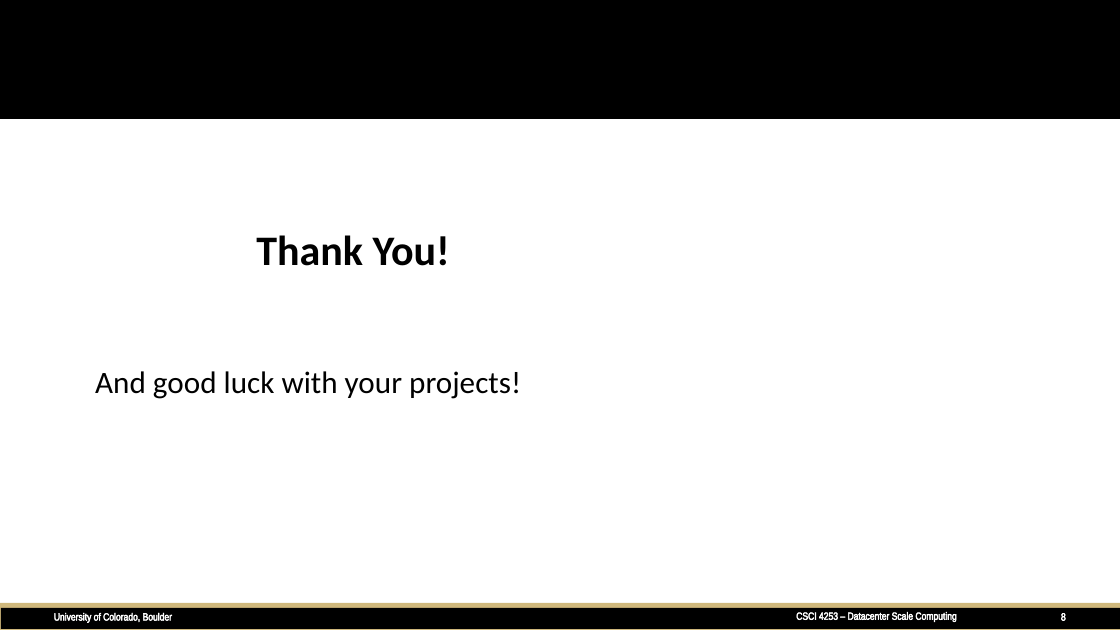
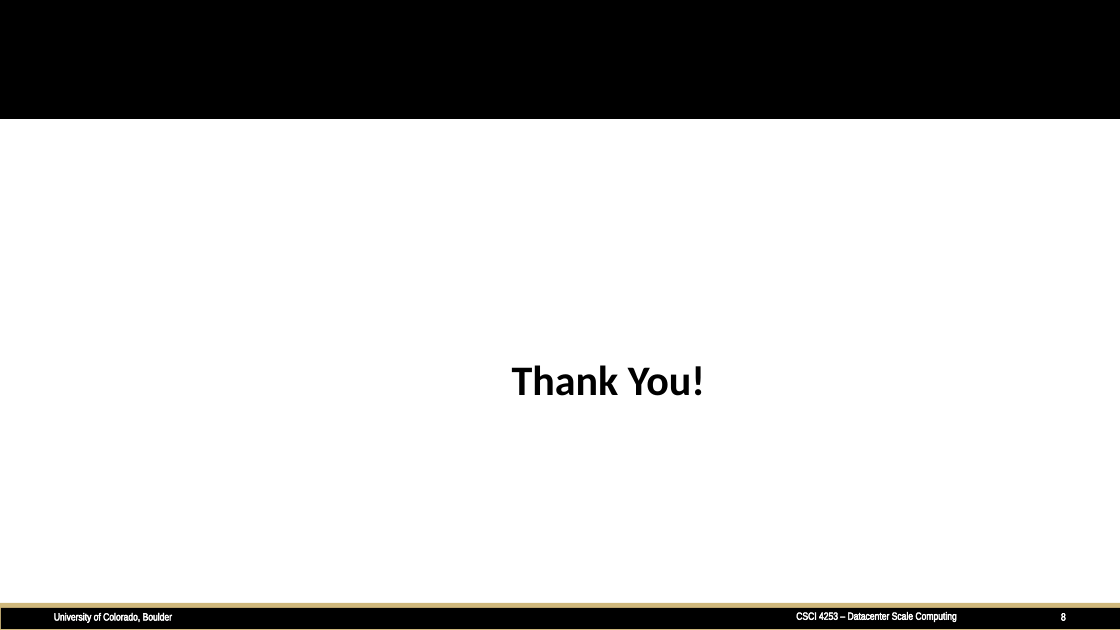
Before and after one commit to sureshnnayak/dcsc_final_project, a slide deck: slide 8 of demoPresentation.pptx. Drawn at 1120x630 pixels with LibreOffice and Linux fonts; fonts in the diff are those of the drawing; background and template pictures are left out. Boxes give left, top, right and bottom in pixels: in the first picture for what was removed or moved away, otherwise in the second. Text is boxed around its words. In the diff, an @@ line names an element or a change of style, - is before the commit and + after.

Commit message:
presentation

```diff
--- a/demoPresentation.pptx
+++ b/demoPresentation.pptx
@@ title "Thank You!": place and size @@
-title "Thank You!" at <box>256,235,450,266</box>
+title "Thank You!" at <box>512,365,705,396</box>
@@ title "Thank You!" at <box>512,365,705,396</box>: alignment left to centre @@
@@ subtitle removed at <box>95,371,521,399</box> @@
-And good luck with your projects!
```
